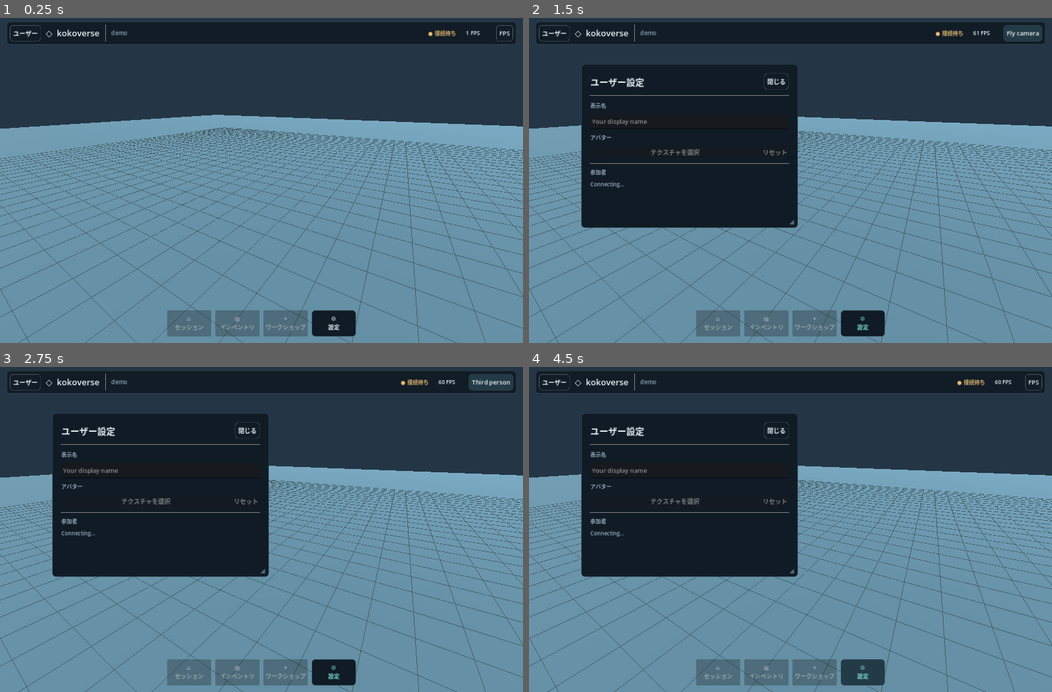
Above: before the commit, frames 1-4 (two rows, left to right).
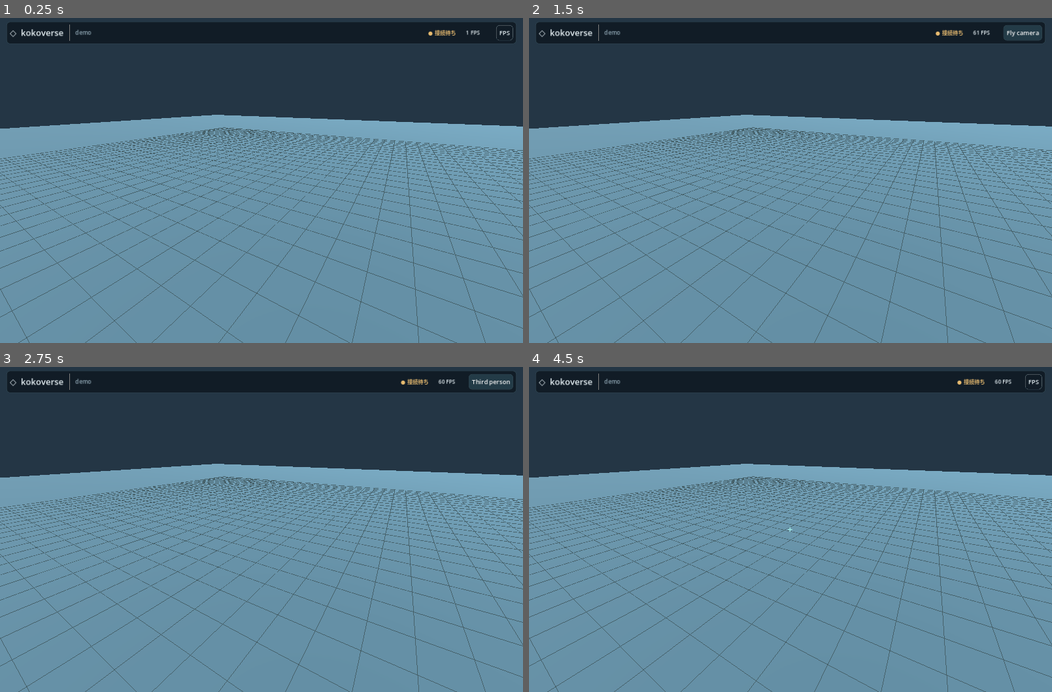
Above: after the commit, the same moments.

Repository: HutsuNoNingen/tukurium
Game: Godot game, scene res://main.tscn
Same seed, same stepped clock (60 frames per second), same inputs: the game is played once before the commit and once after it.
Inputs (mouse positions are in pixels of both pictures, inside the frame that each line leads up to):
- Up to frame 1 (0.25 s): no input
- Up to frame 2 (1.5 s): click (555, 34) at 0.5 s, where only the run before the commit has a clickable "ユーザー"; click "FPS" at 1.25 s
- Up to frame 3 (2.75 s): click "Fly camera" at 2 s
- Up to frame 4 (4.5 s): click "Third person" at 2.75 s; click (774, 432) at 3.5 s, where only the run before the commit has a clickable "閉じる"; click (863, 672) at 4.25 s, where only the run before the commit has a clickable "⚙ 設定"

The runs differ from the first frame. In frame 1, 3.2% of the frame differs, in the area x 1-99%, y 2-98%; in frame 2, 24%; in frame 3, 24%; in frame 4, 24%.

Commit message:
Reveal personal dock on Escape and simplify top bar

Diff:
--- a/client-godot/hud_smoke.gd
+++ b/client-godot/hud_smoke.gd
@@ -50,8 +50,12 @@
 	if not await until(func(): return scene.editable and scene.player_initialized,"Scene not ready"): quit(1); return
 	if not scene.first_person or scene.view_mode.selected!=1: push_error("Default view is not FPS"); quit(1); return
 	if scene.fps_active or Input.mouse_mode!=Input.MOUSE_MODE_VISIBLE: push_error("Startup captured the mouse"); quit(1); return
+	if scene.hud.dock_open or scene.hud.dock_holder.visible: push_error("Dock appeared before Esc"); quit(1); return
+	for top_button in scene.hud.root.get_node("TopBar").find_children("*", "Button", true, false):
+		if top_button.text in ["ユーザー","セッション"]: push_error("Old top bar entry remains"); quit(1); return
 	click(root.size*0.5)
 	if not scene.fps_active or Input.mouse_mode!=Input.MOUSE_MODE_CAPTURED: push_error("Clicking the world did not start FPS controls"); quit(1); return
+	if scene.hud.dock_open or scene.hud.dock_holder.visible: push_error("Dock appeared during FPS controls"); quit(1); return
 	if scene.find_child("LegacyWorldSidebar",true,false).is_visible_in_tree(): push_error("Old world sidebar is visible"); quit(1); return
 	if not await until(func(): return scene.hud.sync_label.text.contains("同期済み") and scene.hud.fps_label.text.contains("FPS"),"HUD status missing"): quit(1); return
 	await create_timer(1.1).timeout
@@ -62,6 +66,15 @@
 	if not scene.first_person: push_error("F5 did not cycle back to FPS"); quit(1); return
 	key(KEY_ESCAPE)
 	if scene.hud.menu.visible or scene.fps_active or Input.mouse_mode!=Input.MOUSE_MODE_VISIBLE: push_error("Esc did not release cursor without opening menu"); quit(1); return
+	if not scene.hud.dock_open or not scene.hud.dock_holder.visible: push_error("Esc did not reveal the dock"); quit(1); return
+	await create_timer(0.33).timeout
+	if absf(scene.hud.dock_holder.offset_top+86.0)>1.0: push_error("Dock did not slide into place"); quit(1); return
+	key(KEY_ESCAPE)
+	await create_timer(0.33).timeout
+	if scene.hud.dock_open or scene.hud.dock_holder.visible: push_error("Second Esc did not hide the dock"); quit(1); return
+	key(KEY_ESCAPE)
+	await create_timer(0.33).timeout
+	await capture("-dock")
 	if not scene.hud.dock_buttons.has("sessions") or not scene.hud.dock_buttons.has("library") or not scene.hud.dock_buttons.has("workshop") or not scene.hud.dock_buttons.has("settings"):
 		push_error("Separate dock icons missing"); quit(1); return
 	click(scene.hud.dock_buttons.settings.get_global_rect().get_center())
@@ -113,7 +126,8 @@
 		key(KEY_ESCAPE)
 		if workspace.shade.visible or scene.fps_active: push_error("Esc did not close the last window and release cursor"); quit(1); return
 		workspace.enabled=false
-		scene.hud.resume_view()
+		click(root.size*0.5)
+		if not scene.fps_active or scene.hud.dock_open: push_error("World click did not resume FPS and hide dock"); quit(1); return
 	click(root.size*0.5,MOUSE_BUTTON_MIDDLE)
 	if not scene.hud.ring.visible or not scene.gameplay_keyboard_blocked(): push_error("Middle click did not open ring"); quit(1); return
 	await capture("-ring")
--- a/client-godot/main.gd
+++ b/client-godot/main.gd
@@ -1395,6 +1395,7 @@
 	first_person = mode == 1
 	fps_active = first_person and capture
 	Input.mouse_mode = Input.MOUSE_MODE_CAPTURED if fps_active else Input.MOUSE_MODE_VISIBLE
+	if fps_active: hud.set_dock_open(false)
 	view_mode.select(mode)
 	view_mode.release_focus()
 
@@ -1478,6 +1479,7 @@
 			if event.pressed:
 				fps_active = true
 				Input.mouse_mode = Input.MOUSE_MODE_CAPTURED
+				hud.set_dock_open(false)
 				begin_hand_grab()
 			else: finish_hand_grab()
 			get_viewport().set_input_as_handled()
@@ -1500,6 +1502,7 @@
 		if event.pressed and event.button_index == MOUSE_BUTTON_LEFT and not fps_active:
 			fps_active = true
 			Input.mouse_mode = Input.MOUSE_MODE_CAPTURED
+			hud.set_dock_open(false)
 			get_viewport().set_input_as_handled()
 			return
 	if event is InputEventMouseButton and event.button_index == MOUSE_BUTTON_LEFT and event.pressed:
--- a/client-godot/world_hud.gd
+++ b/client-godot/world_hud.gd
@@ -12,15 +12,16 @@
 var ring = RING.new()
 var menu = DesktopWindow.new()
 var workspace
+var dock_holder: CenterContainer
 var dock: HBoxContainer
 var dock_buttons := {}
+var dock_tween: Tween
+var dock_open := false
 var room_label: Label
 var sync_label: Label
 var fps_label: Label
 var engine_label: Label
-var profile_button: Button
 var mode_button: Button
-var home_button: Button
 var ring_target := ""
 var next_status := 0
 
@@ -64,6 +65,7 @@
 	theme.default_font_size = 15
 	root.theme = theme
 	var bar := PanelContainer.new()
+	bar.name="TopBar"
 	bar.set_anchors_and_offsets_preset(Control.PRESET_TOP_WIDE)
 	bar.offset_left=16; bar.offset_right=-16; bar.offset_top=14; bar.offset_bottom=66
 	bar.add_theme_stylebox_override("panel",style(Color("101b25f5"),8))
@@ -71,8 +73,6 @@
 	var row := HBoxContainer.new()
 	row.add_theme_constant_override("separation",12)
 	bar.add_child(row)
-	profile_button=button(row,"ユーザー",toggle_menu)
-	profile_button.tooltip_text="ユーザー設定"
 	row.add_child(text("◇  kokoverse",21))
 	row.add_child(VSeparator.new())
 	room_label=text("Workshop",14,MUTED)
@@ -88,7 +88,6 @@
 	row.add_child(fps_label)
 	mode_button=button(row,"FPS",cycle_view)
 	mode_button.tooltip_text="視点切り替え · F5"
-	home_button=button(row,"セッション",open_home)
 	build_menu()
 	build_dock()
 	root.add_child(ring)
@@ -143,10 +142,12 @@
 func build_dock() -> void:
 	var holder := CenterContainer.new()
 	holder.set_anchors_and_offsets_preset(Control.PRESET_BOTTOM_WIDE)
-	holder.offset_top=-86
-	holder.offset_bottom=-10
+	holder.offset_top=18
+	holder.offset_bottom=94
 	holder.mouse_filter=Control.MOUSE_FILTER_PASS
+	holder.modulate.a=0.0
 	root.add_child(holder)
+	dock_holder=holder
 	dock=HBoxContainer.new()
 	dock.add_theme_constant_override("separation",10)
 	holder.add_child(dock)
@@ -166,6 +167,28 @@
 		tile.pressed.connect(func(): open_dock(key))
 		dock.add_child(tile)
 		dock_buttons[key]=tile
+	holder.hide()
+
+func set_dock_open(open: bool, animate: bool = true) -> void:
+	if dock_open==open: return
+	dock_open=open
+	if dock_tween and dock_tween.is_running(): dock_tween.kill()
+	if open: dock_holder.show()
+	var top: float=-86.0 if open else 18.0
+	var bottom: float=-10.0 if open else 94.0
+	var alpha: float=1.0 if open else 0.0
+	if not animate:
+		dock_holder.offset_top=top
+		dock_holder.offset_bottom=bottom
+		dock_holder.modulate.a=alpha
+		if not open: dock_holder.hide()
+		return
+	dock_tween=create_tween().set_parallel(true)
+	dock_tween.set_trans(Tween.TRANS_CUBIC).set_ease(Tween.EASE_OUT)
+	dock_tween.tween_property(dock_holder,"offset_top",top,0.28)
+	dock_tween.tween_property(dock_holder,"offset_bottom",bottom,0.28)
+	dock_tween.tween_property(dock_holder,"modulate:a",alpha,0.22)
+	dock_tween.finished.connect(func(): if not dock_open: dock_holder.hide())
 
 func open_dock(key: String) -> void:
 	if key=="settings":
@@ -186,19 +209,22 @@
 
 func release_to_cursor() -> void:
 	var captured: bool=Input.mouse_mode==Input.MOUSE_MODE_CAPTURED or app.fps_active
+	var closed_overlay := false
 	if not captured:
-		if ring.visible: ring.hide()
-		elif menu.visible: menu.hide()
-		elif workspace_open(): workspace.close_active_page()
+		if ring.visible: ring.hide(); closed_overlay=true
+		elif menu.visible: menu.hide(); closed_overlay=true
+		elif workspace_open(): workspace.close_active_page(); closed_overlay=true
 	app.get_viewport().gui_release_focus()
 	app.world_panels.clear_focus()
 	app.release_cursor()
+	set_dock_open(true if captured or closed_overlay else not dock_open)
 
 func resume_view() -> void:
 	if blocking() or app.world_panels.has_window_focus() or not app.get_window().has_focus(): return
 	if app.avatar_camera and app.first_person:
 		app.fps_active=true
 		Input.mouse_mode=Input.MOUSE_MODE_CAPTURED
+		set_dock_open(false)
 
 func close_menu() -> void:
 	menu.hide()
@@ -211,12 +237,6 @@
 		app.world_panels.clear_focus()
 		app.release_cursor()
 		menu.show()
-
-func open_home() -> void:
-	if workspace == null or not workspace.enabled: return
-	menu.hide()
-	ring.hide()
-	workspace.open_page("sessions")
 
 func close_ring() -> void:
 	ring.hide()
@@ -238,6 +258,7 @@
 	var name_text: String=str(app.world_panels.field_data(ring_target,"name").get("value","World"))
 	app.world_panels.clear_focus()
 	app.release_cursor()
+	set_dock_open(false)
 	ring.open(screen,name_text,app.editable)
 
 func choose_action(index: int) -> void:
@@ -266,6 +287,10 @@
 	return false
 
 func _process(_delta: float) -> void:
+	if app.fps_active or Input.mouse_mode==Input.MOUSE_MODE_CAPTURED:
+		if dock_open: set_dock_open(false)
+	elif (menu.visible or workspace_open()) and not dock_open:
+		set_dock_open(true)
 	if Time.get_ticks_msec()<next_status: return
 	next_status=Time.get_ticks_msec()+200
 	fps_label.text="%d FPS" % Engine.get_frames_per_second()
@@ -282,9 +307,9 @@
 	engine_label.text="Engine %d ms" % roundi(app.clock_best_rtt*1000) if app.clock_ready else ""
 	engine_label.tooltip_text="ローカルEngineとの往復時間"
 	room_label.text=str(workspace.current_session.get("name",app.session)) if workspace != null else app.session
-	home_button.visible=workspace != null and workspace.enabled
+	var services_available: bool=workspace != null and workspace.enabled
 	for key in ["sessions","library","workshop"]:
-		dock_buttons[key].disabled=not home_button.visible
+		dock_buttons[key].disabled=not services_available
 		var active: bool=workspace_open() and workspace.windows[key].visible
 		dock_buttons[key].add_theme_color_override("font_color",ACCENT if active else TEXT)
 	dock_buttons.settings.add_theme_color_override("font_color",ACCENT if menu.visible else TEXT)
Not shown, changed: docs/inspector-controls.md
Not shown, changed: guidelines/lessons-learned.md
